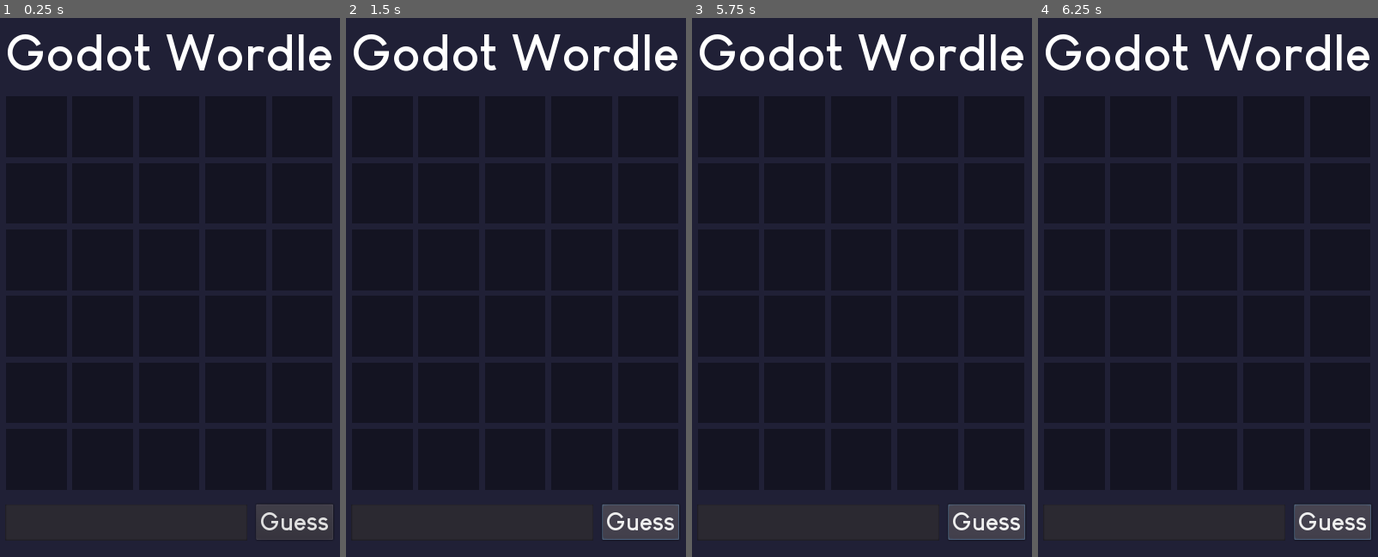
Above: before the commit, frames 1-4 (left to right).
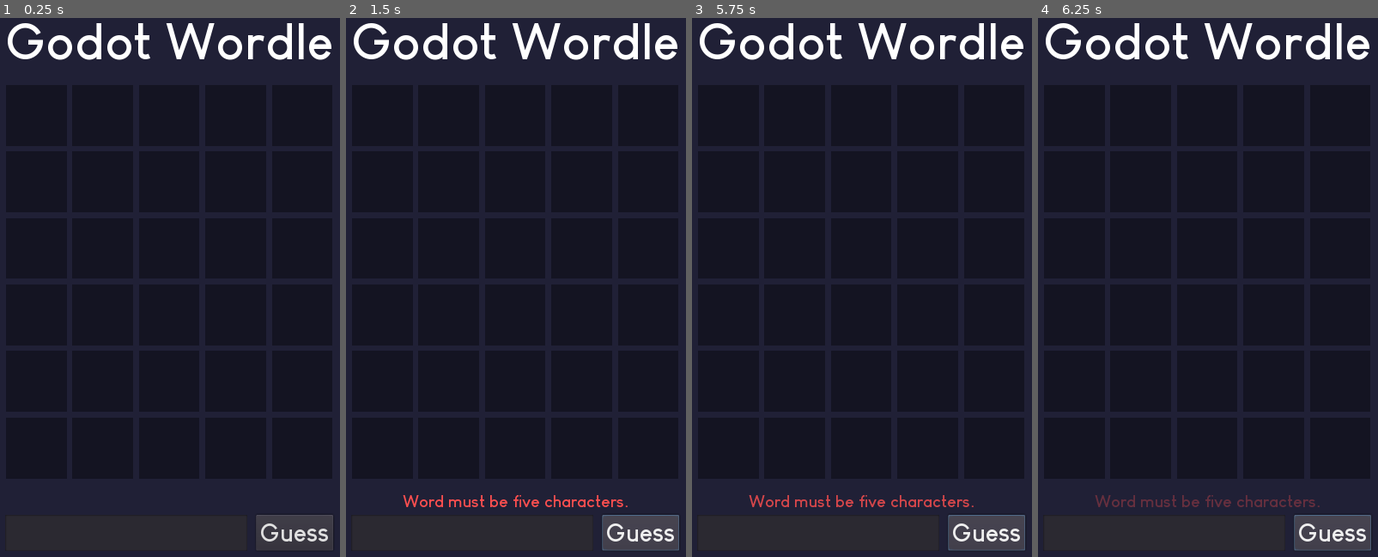
Above: after the commit, the same moments.

Repository: thearst3rd/gordle
Game: Godot game, scene res://src/Main.tscn
Same seed, same stepped clock (60 frames per second), same inputs: the game is played once before the commit and once after it.
Inputs:
- Up to frame 1 (0.25 s): no input
- Up to frame 2 (1.5 s): click "Guess" at 0.5 s; click "Guess" at 1.25 s
- Up to frame 3 (5.75 s): click "Guess" at 2 s; tap Enter at 2.75, 4.25 s; tap Space at 3.5, 5 s
- Up to frame 4 (6.25 s): tap Enter at 5.75 s

The runs differ from the first frame. In frame 1, 4.2% of the frame differs, in the area x 2-98%, y 0-99%; in frame 2, 5.1%; in frame 3, 5.1%; in frame 4, 5.0%.

Commit message:
Added win/loss conditions

Diff:
--- a/src/Main.gd
+++ b/src/Main.gd
@@ -1,4 +1,4 @@
-extends CenterContainer
+extends Control
 
 
 const letter_count := 5
@@ -16,13 +16,15 @@
 var target_word: String
 var current_guess: int
 
+onready var error_text_color_default = $C/V/V/ErrorText.get("custom_colors/font_color")
+
 func _ready() -> void:
 	for _i in range(guess_count):
 		var letter_array := []
 		for _j in range(letter_count):
 			var letter := Letter.instance()
 			letter_array.append(letter)
-			$V/LetterGrid.add_child(letter)
+			$C/V/LetterGrid.add_child(letter)
 		letters.append(letter_array)
 
 	target_word = "godot".to_upper()
@@ -44,11 +46,14 @@
 		return
 	guess = guess.to_upper()
 	if guess.length() != letter_count:
+		show_error("Word must be five characters.")
 		return
 
 	var letters_remaining = []
 	for letter in target_word:
 		letters_remaining.append(letter)
+
+	hide_error()
 
 	# Mark all greens
 	for i in range(letter_count):
@@ -64,8 +69,6 @@
 				if letters_remaining[j] == guess_letter:
 					letters_remaining.remove(j)
 					break
-
-	print(letters_remaining)
 
 	# Mark all yellows (and grays)
 	for i in range(letter_count):
@@ -85,7 +88,37 @@
 		else:
 			letter_instance.color = color_incorrect
 
-
 	current_guess += 1
 	var guess_text_node := find_node("GuessText") as LineEdit
 	guess_text_node.text = ""
+
+	var ended := false
+	var won := false
+
+	if guess == target_word:
+		ended = true
+		won = true
+	elif current_guess >= guess_count:
+		ended = true
+
+	if ended:
+		find_node("GuessButton").disabled = true
+		find_node("GuessText").editable = false
+		if won:
+			show_error("Congrats! You won!", Color(0.4, 0.9, 0.6))
+		else:
+			show_error("Game Over. The word was %s" % target_word, error_text_color_default)
+
+
+func show_error(text: String, color = null):
+	$C/V/V/ErrorText.text = text
+	if typeof(color) == TYPE_COLOR:
+		$ErrorFadeOut.stop()
+		$C/V/V/ErrorText.add_color_override("font_color", color)
+	else:
+		$ErrorFadeOut.play("ErrorFadeOut")
+
+
+func hide_error():
+	$C/V/V/ErrorText.text = ""
+	$ErrorFadeOut.stop()
--- a/src/Main.tscn
+++ b/src/Main.tscn
@@ -7,7 +7,27 @@
 size = 72
 font_data = ExtResource( 1 )
 
-[node name="Main" type="CenterContainer"]
+[sub_resource type="DynamicFont" id=2]
+size = 24
+font_data = ExtResource( 1 )
+
+[sub_resource type="Animation" id=3]
+resource_name = "ErrorFadeOut"
+length = 6.0
+tracks/0/type = "value"
+tracks/0/path = NodePath("C/V/V/ErrorText:custom_colors/font_color")
+tracks/0/interp = 1
+tracks/0/loop_wrap = true
+tracks/0/imported = false
+tracks/0/enabled = true
+tracks/0/keys = {
+"times": PoolRealArray( 0, 5, 6 ),
+"transitions": PoolRealArray( 1, 1, 1 ),
+"update": 0,
+"values": [ Color( 1, 0.31, 0.31, 1 ), Color( 1, 0.31, 0.31, 1 ), Color( 1, 0.309804, 0.309804, 0 ) ]
+}
+
+[node name="Main" type="Control"]
 anchor_right = 1.0
 anchor_bottom = 1.0
 script = ExtResource( 2 )
@@ -18,21 +38,31 @@
 color_misplaced = Color( 0.698039, 0.74902, 0, 1 )
 color_correct = Color( 0, 0.619608, 0.298039, 1 )
 
-[node name="V" type="VBoxContainer" parent="."]
+[node name="C" type="CenterContainer" parent="."]
+anchor_right = 1.0
+anchor_bottom = 1.0
+__meta__ = {
+"_edit_use_anchors_": false
+}
+
+[node name="V" type="VBoxContainer" parent="C"]
 margin_left = 90.0
-margin_top = 393.0
+margin_top = 377.0
 margin_right = 550.0
-margin_bottom = 566.0
+margin_bottom = 582.0
 custom_constants/separation = 20
+__meta__ = {
+"_edit_use_anchors_": false
+}
 
-[node name="Title" type="Label" parent="V"]
+[node name="Title" type="Label" parent="C/V"]
 margin_right = 460.0
 margin_bottom = 82.0
 custom_fonts/font = SubResource( 1 )
 text = "Godot Wordle"
 align = 1
 
-[node name="LetterGrid" type="GridContainer" parent="V"]
+[node name="LetterGrid" type="GridContainer" parent="C/V"]
 margin_left = 230.0
 margin_top = 102.0
 margin_right = 230.0
@@ -43,23 +73,40 @@
 custom_constants/hseparation = 8
 columns = 5
 
-[node name="H" type="HBoxContainer" parent="V"]
+[node name="V" type="VBoxContainer" parent="C/V"]
 margin_top = 122.0
 margin_right = 460.0
-margin_bottom = 173.0
+margin_bottom = 205.0
+
+[node name="ErrorText" type="Label" parent="C/V/V"]
+margin_right = 460.0
+margin_bottom = 28.0
+custom_colors/font_color = Color( 1, 0.31, 0.31, 1 )
+custom_fonts/font = SubResource( 2 )
+align = 1
+
+[node name="H" type="HBoxContainer" parent="C/V/V"]
+margin_top = 32.0
+margin_right = 460.0
+margin_bottom = 83.0
 custom_constants/separation = 12
 
-[node name="GuessText" type="LineEdit" parent="V/H"]
+[node name="GuessText" type="LineEdit" parent="C/V/V/H"]
 margin_right = 334.0
 margin_bottom = 51.0
 size_flags_horizontal = 3
 max_length = 5
+caret_blink = true
+caret_blink_speed = 0.5
 
-[node name="GuessButton" type="Button" parent="V/H"]
+[node name="GuessButton" type="Button" parent="C/V/V/H"]
 margin_left = 346.0
 margin_right = 460.0
 margin_bottom = 51.0
 text = "Guess"
 
-[connection signal="text_entered" from="V/H/GuessText" to="." method="_on_GuessText_text_entered"]
-[connection signal="pressed" from="V/H/GuessButton" to="." method="_on_GuessButton_pressed"]
+[node name="ErrorFadeOut" type="AnimationPlayer" parent="."]
+anims/ErrorFadeOut = SubResource( 3 )
+
+[connection signal="text_entered" from="C/V/V/H/GuessText" to="." method="_on_GuessText_text_entered"]
+[connection signal="pressed" from="C/V/V/H/GuessButton" to="." method="_on_GuessButton_pressed"]
Not shown: 1 places in src/Main.tscn that only renumber resources
